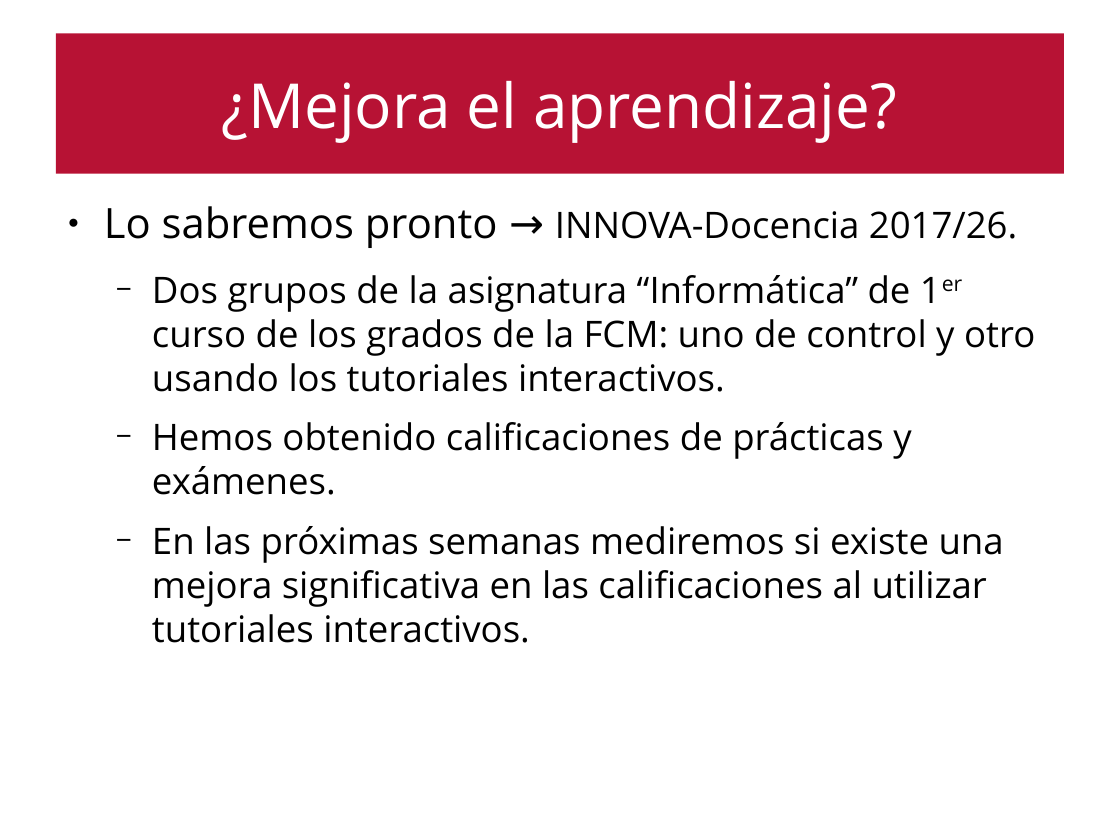
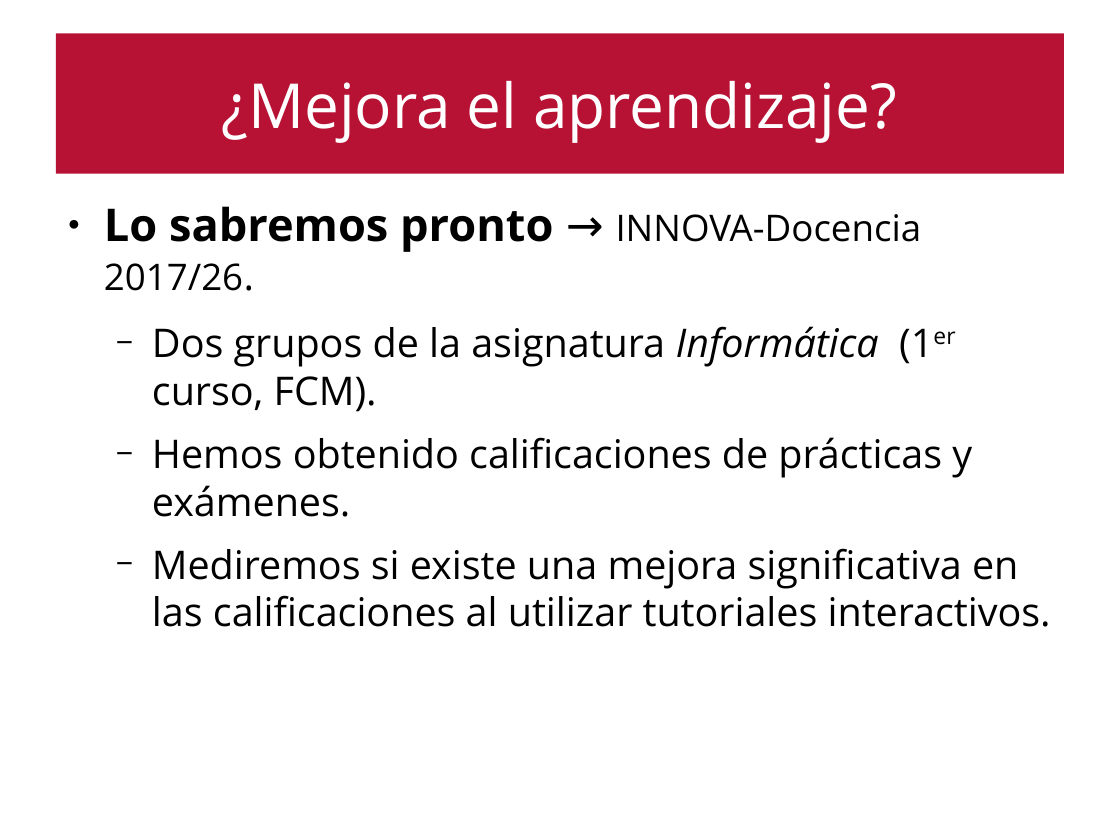
Before and after one commit to emartinm/TutorialesInteractivos, a slide deck: slide 17 of doc/TIC_en_la_enseñanza_II.odp. Drawn at 1120x840 pixels with LibreOffice and Linux fonts; fonts in the diff are those of the drawing. Boxes give left, top, right and bottom in pixels: in the first picture for what was removed or moved away, otherwise in the second. Text is boxed around its words. In the diff, an @@ line names an element or a change of style, - is before the commit and + after.

```diff
--- a/doc/TIC_en_la_enseñanza_II.odp
+++ b/doc/TIC_en_la_enseñanza_II.odp
@@ text at bbox=[104, 206, 972, 517]: size 29.6 to 32 pt in "Lo sabremos pronto →"; size 25.9 to 26 pt in "INNOVA-Docencia 2017/26."; size 25.9 to 28 pt in "2017/26.", "Hemos obtenido calificaciones de prácticas y exámenes."; bold on in "Lo sabremos pronto" @@
@@ text at bbox=[152, 326, 879, 412]: text changed; size 25.9 to 28 pt @@
-  − Dos grupos de la asignatura “Informática” de 1er curso de los grados de la FCM: uno de control y otro usando los tutoriales interactivos.
+  − Dos grupos de la asignatura Informática (1er curso, FCM).
@@ text at bbox=[152, 548, 1051, 627]: text changed; size 25.9 to 28 pt @@
-  − En las próximas semanas mediremos si existe una mejora significativa en las calificaciones al utilizar tutoriales interactivos.
+  − Mediremos si existe una mejora significativa en las calificaciones al utilizar tutoriales interactivos.
```
Also in this commit, not shown: 2 other slides changed, 1 other file.
